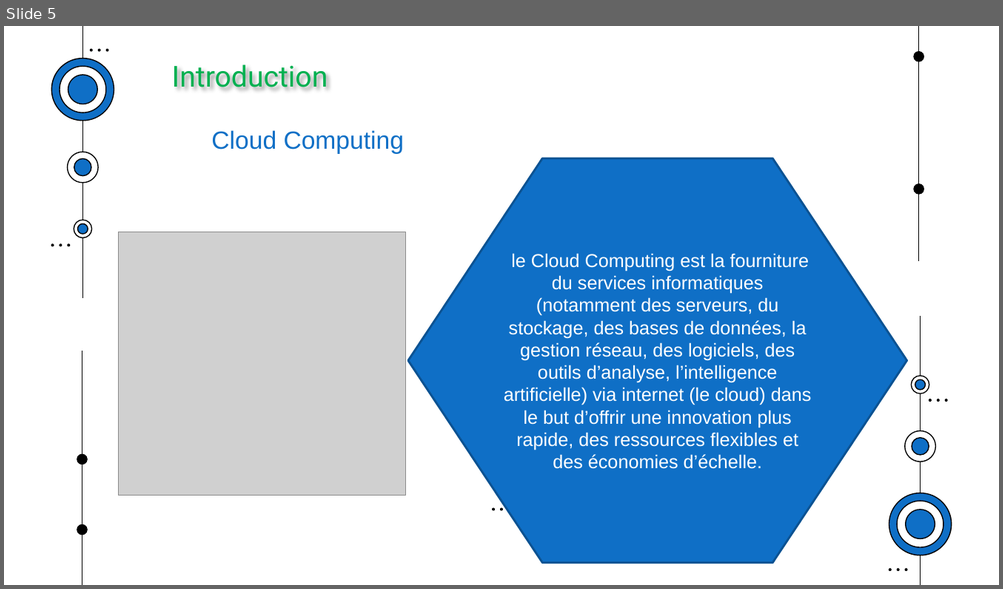
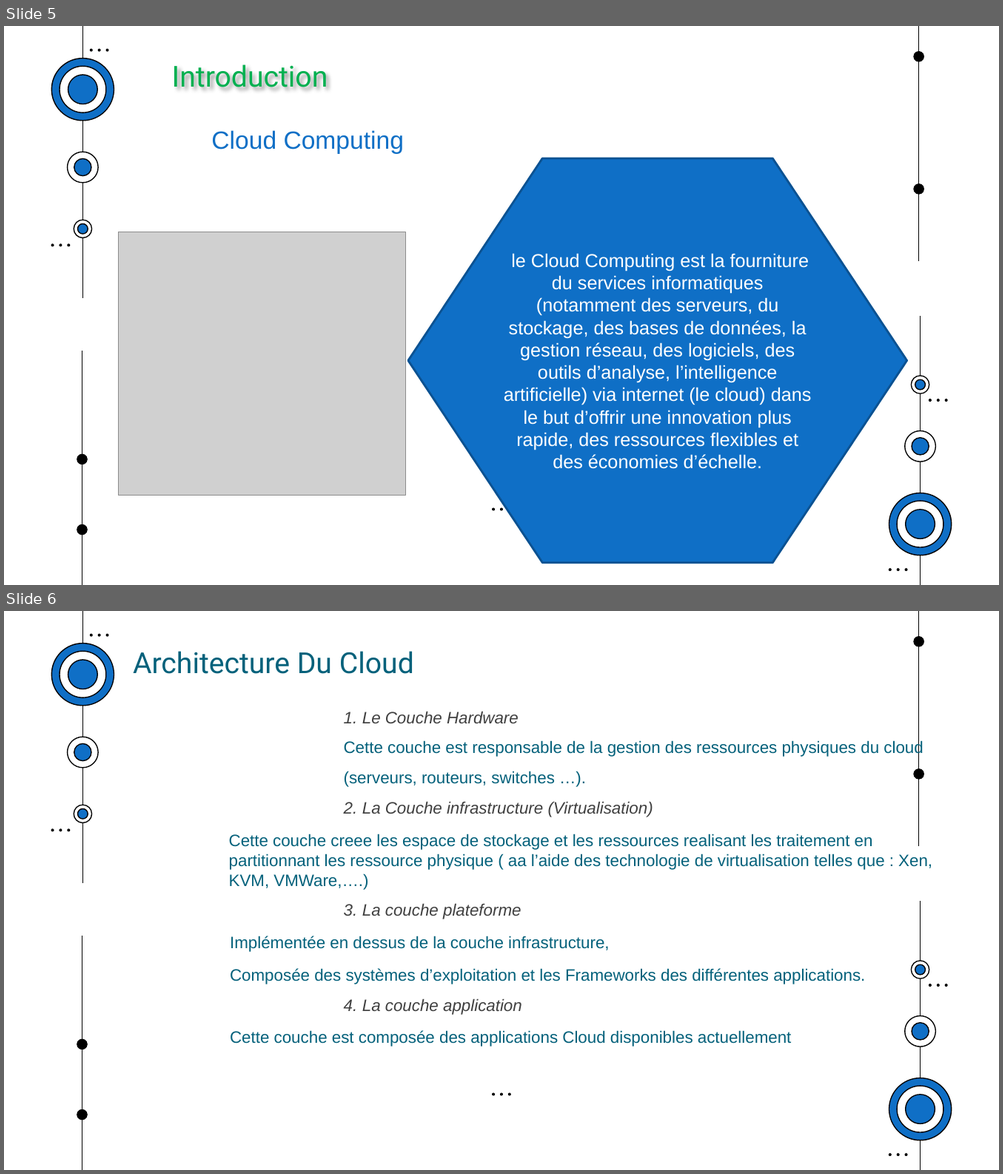
Before and after one commit to muhamedoufi/rapport-cloud, a slide deck: Presentation_cv.pptx. Shown one above the other, each under a label of ours: slide 5 before the commit, slides 5 and 6 after it. The pictures are 1003x589 and 1003x1174 pixels, drawn with LibreOffice and Linux fonts; fonts in the diff are those of the drawing; grey boxes stand for pictures. Boxes give left, top, right and bottom in pixels: in the first picture for what was removed or moved away, otherwise in the second. Text is boxed around its words. In the diff, an @@ line names an element or a change of style, - is before the commit and + after.

Commit message:
cv

```diff
--- a/Presentation_cv.pptx
+++ b/Presentation_cv.pptx
@@ slide 6 added at [4, 611, 999, 1170], background #FFFFFF; not listed: 51 template elements that a slide beside it also shows @@
@@ title added at [133, 651, 414, 674], 28 pt, text #04617B @@
+Architecture Du Cloud
@@ subtitle added at [229, 711, 932, 1047], 16 pt, text #04617B @@
+            1. Le Couche Hardware
+            Cette couche est responsable de la gestion des ressources physiques du cloud
+            (serveurs, routeurs, switches …).
+            1. La Couche infrastructure (Virtualisation)
+Cette couche creee les espace de stockage et les ressources realisant les traitement en partitionnant les ressource physique ( aa l’aide des technologie de virtualisation telles que : Xen, KVM, VMWare,….)
+            1. La couche plateforme
+Implémentée en dessus de la couche infrastructure,
+Composée des systèmes d’exploitation et les Frameworks des différentes applications.
+            1. La couche application
+Cette couche est composée des applications Cloud disponibles actuellement
```
Also in this commit, not shown: 1 slide changed.
